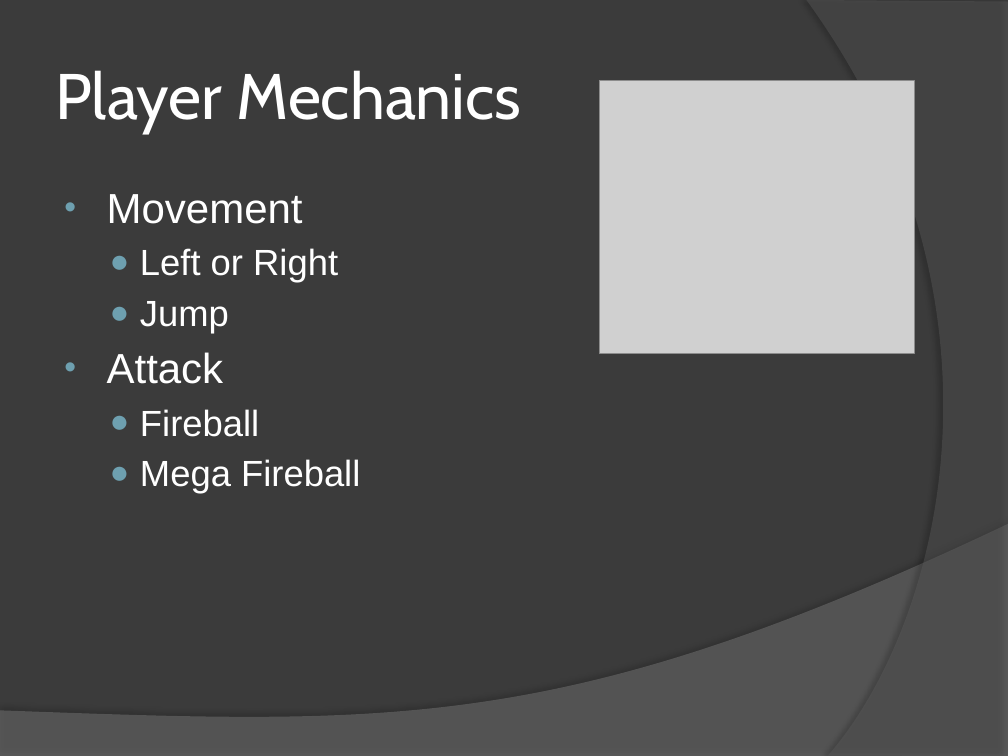
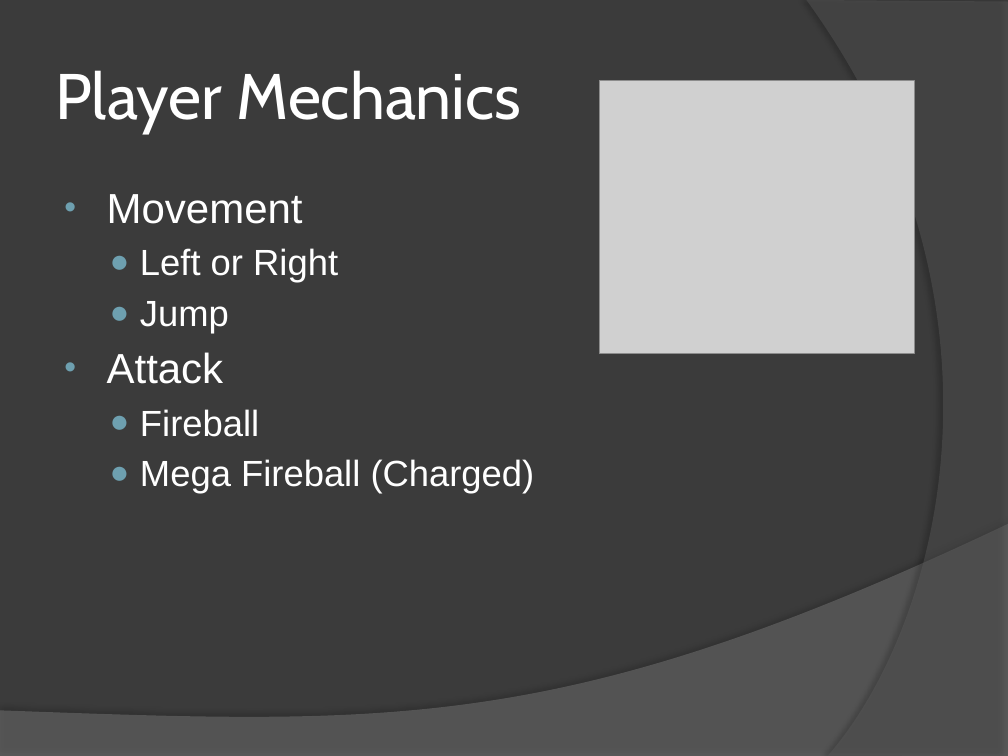
Before and after one commit to everescent/drqst, a slide deck: slide 4 of Pre-Production/D-Sync.pptx. Drawn at 1008x756 pixels with LibreOffice and Linux fonts; fonts in the diff are those of the drawing; grey boxes stand for pictures. Boxes give left, top, right and bottom in pixels: in the first picture for what was removed or moved away, otherwise in the second. Text is boxed around its words. In the diff, an @@ line names an element or a change of style, - is before the commit and + after.

```diff
--- a/Pre-Production/D-Sync.pptx
+++ b/Pre-Production/D-Sync.pptx
@@ text at (x1=140, y1=459, x2=535, y2=494): text changed @@
-  ● Mega Fireball
+  ● Mega Fireball (Charged)
```
Also in this commit, not shown: 5 other slides changed, 1 slide added, 2 slides removed.
